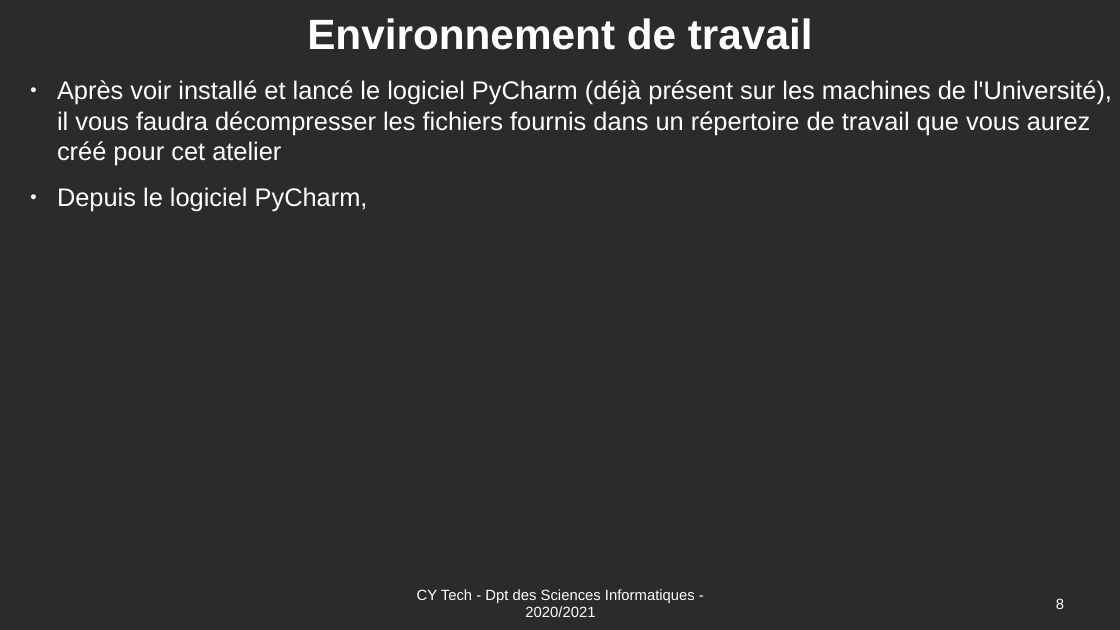
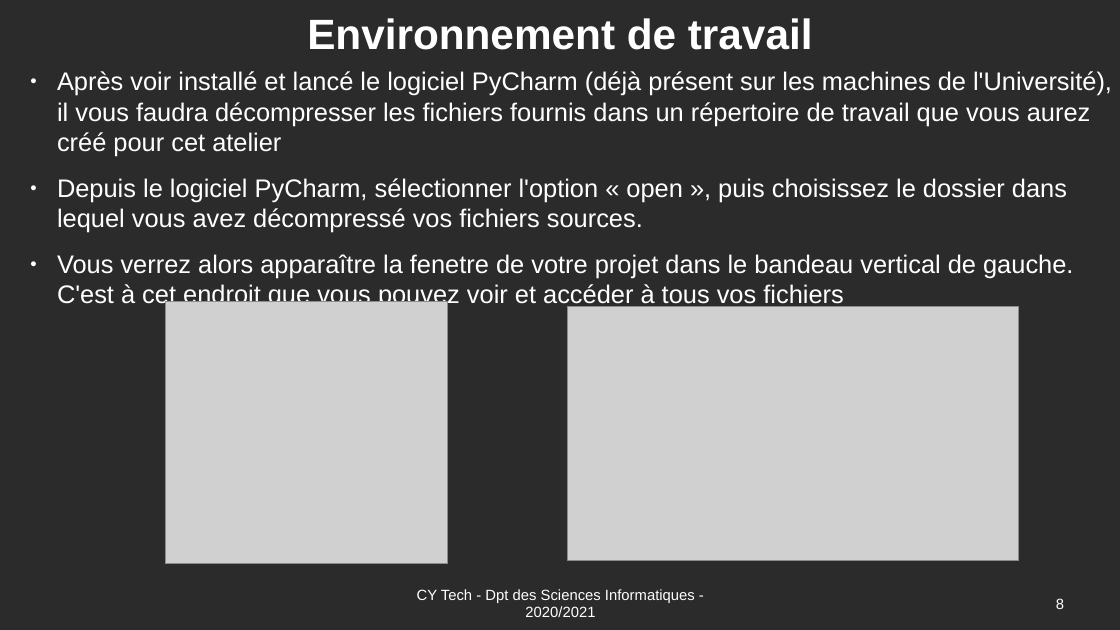
Before and after one commit to Romuald78/pyArcade, a slide deck: slide 8 of doc/UE_Libre_Jeu_Arcade_Documentation.odp. Drawn at 1120x630 pixels with LibreOffice and Linux fonts; fonts in the diff are those of the drawing; grey boxes stand for pictures; background and template pictures are left out; a plain dark background stands for a picture behind light text. Boxes give left, top, right and bottom in pixels: in the first picture for what was removed or moved away, otherwise in the second. Text is boxed around its words. In the diff, an @@ line names an element or a change of style, - is before the commit and + after.

```diff
--- a/doc/UE_Libre_Jeu_Arcade_Documentation.odp
+++ b/doc/UE_Libre_Jeu_Arcade_Documentation.odp
@@ text "Après voir installé et lancé ...": place and size @@
-text "Après voir installé et lancé ..." at [57, 80, 1112, 211]
+text "Après voir installé et lancé ..." at [57, 71, 1112, 309]
@@ text at [57, 178, 1073, 309]: text changed @@
-● Depuis le logiciel PyCharm,
+● Depuis le logiciel PyCharm, sélectionner l'option « open », puis choisissez le dossier dans lequel vous avez décompressé vos fichiers sources.
+● Vous verrez alors apparaître la fenetre de votre projet dans le bandeau vertical de gauche. C'est à cet endroit que vous pouvez voir et accéder à tous vos fichiers
@@ picture added at [165, 302, 447, 564] @@
@@ picture added at [568, 306, 1019, 561] @@
```
Also in this commit, not shown: 3 other slides changed, 10 slides added, 1 other file.
